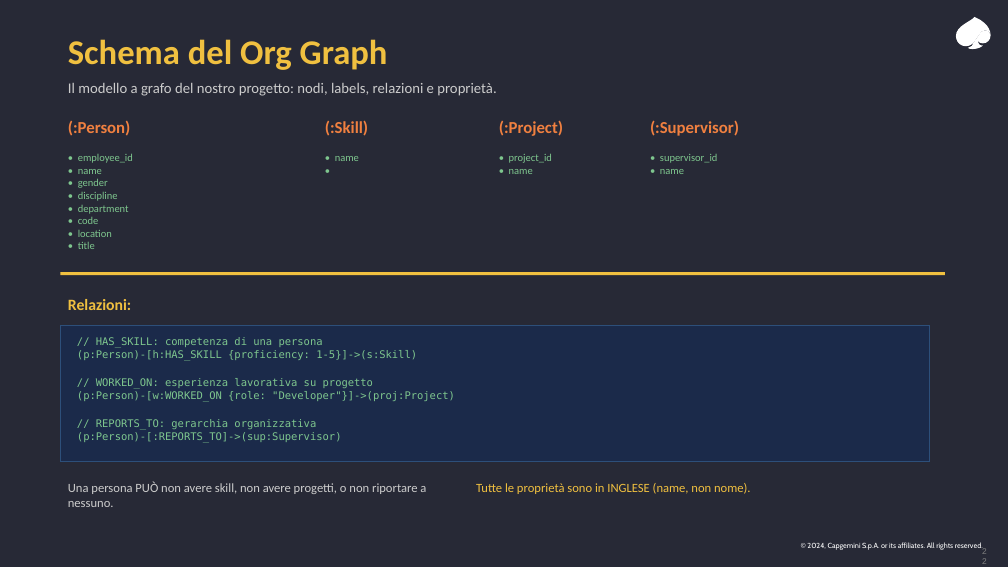
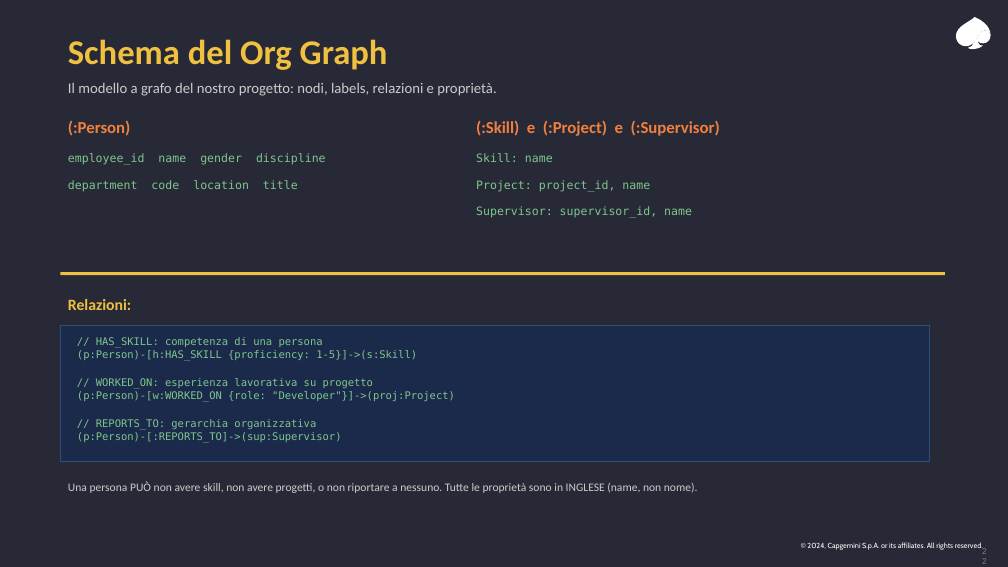
Before and after one commit to leobcc/neo4j-training-course-material, a slide deck: slide 22 of slides/session-01/session-01.pptx. Drawn at 1008x567 pixels with LibreOffice and Linux fonts; fonts in the diff are those of the drawing. Boxes give left, top, right and bottom in pixels: in the first picture for what was removed or moved away, otherwise in the second. Text is boxed around its words. In the diff, an @@ line names an element or a change of style, - is before the commit and + after.

```diff
--- a/slides/session-01/session-01.pptx
+++ b/slides/session-01/session-01.pptx
@@ text removed at <box>325,120,368,136</box> @@
-(:Skill)
@@ text at <box>476,120,720,136</box>: text changed @@
-(:Project)
+(:Skill) e (:Project) e (:Supervisor)
@@ text removed at <box>650,120,739,136</box> @@
-(:Supervisor)
@@ text at <box>68,153,326,165</box>: text changed; size 10 to 11 pt; font Calibri to DejaVu Sans Mono @@
-• employee_id
-• name
-• gender
-• discipline
-• department
-• code
-• location
-• title
+employee_id name gender discipline
@@ text at <box>476,153,553,162</box>: text changed; size 10 to 11 pt; font Calibri to DejaVu Sans Mono @@
-• name
-•
+Skill: name
@@ text added at <box>68,180,298,191</box>, 11 pt, text #7EC68E @@
+department code location title
@@ text at <box>476,180,650,191</box>: text changed; size 10 to 11 pt; font Calibri to DejaVu Sans Mono @@
-• project_id
-• name
+Project: project_id, name
@@ text at <box>476,206,692,218</box>: text changed; size 10 to 11 pt; font Calibri to DejaVu Sans Mono @@
-• supervisor_id
-• name
+Supervisor: supervisor_id, name
@@ text at <box>68,482,698,493</box>: text changed; size 12 to 11 pt @@
-Una persona PUÒ non avere skill, non avere progetti, o non riportare a nessuno.
+Una persona PUÒ non avere skill, non avere progetti, o non riportare a nessuno. Tutte le proprietà sono in INGLESE (name, non nome).
@@ text removed at <box>476,483,751,494</box> @@
-Tutte le proprietà sono in INGLESE (name, non nome).
```
Also in this commit, not shown: 10 other slides changed.
